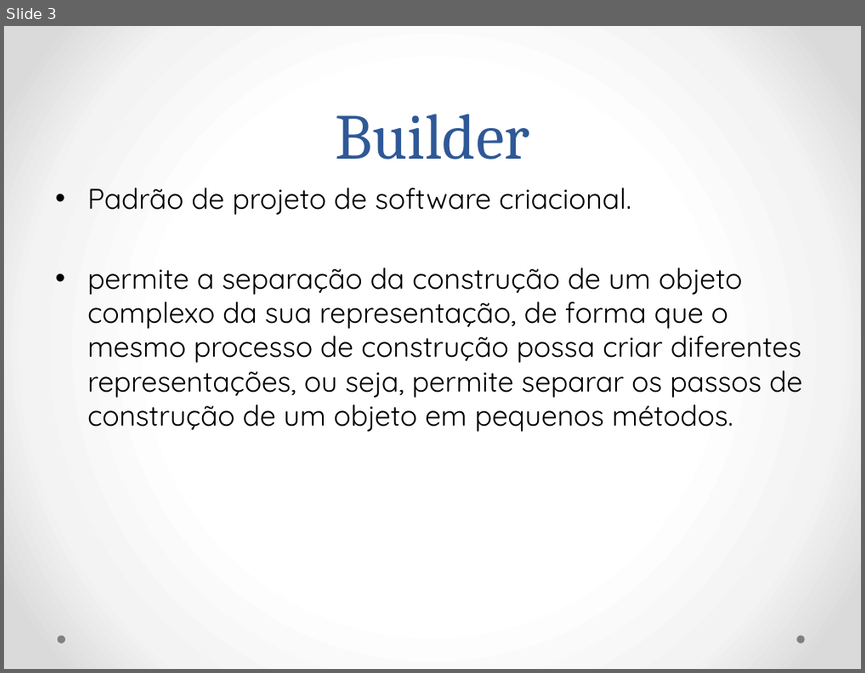
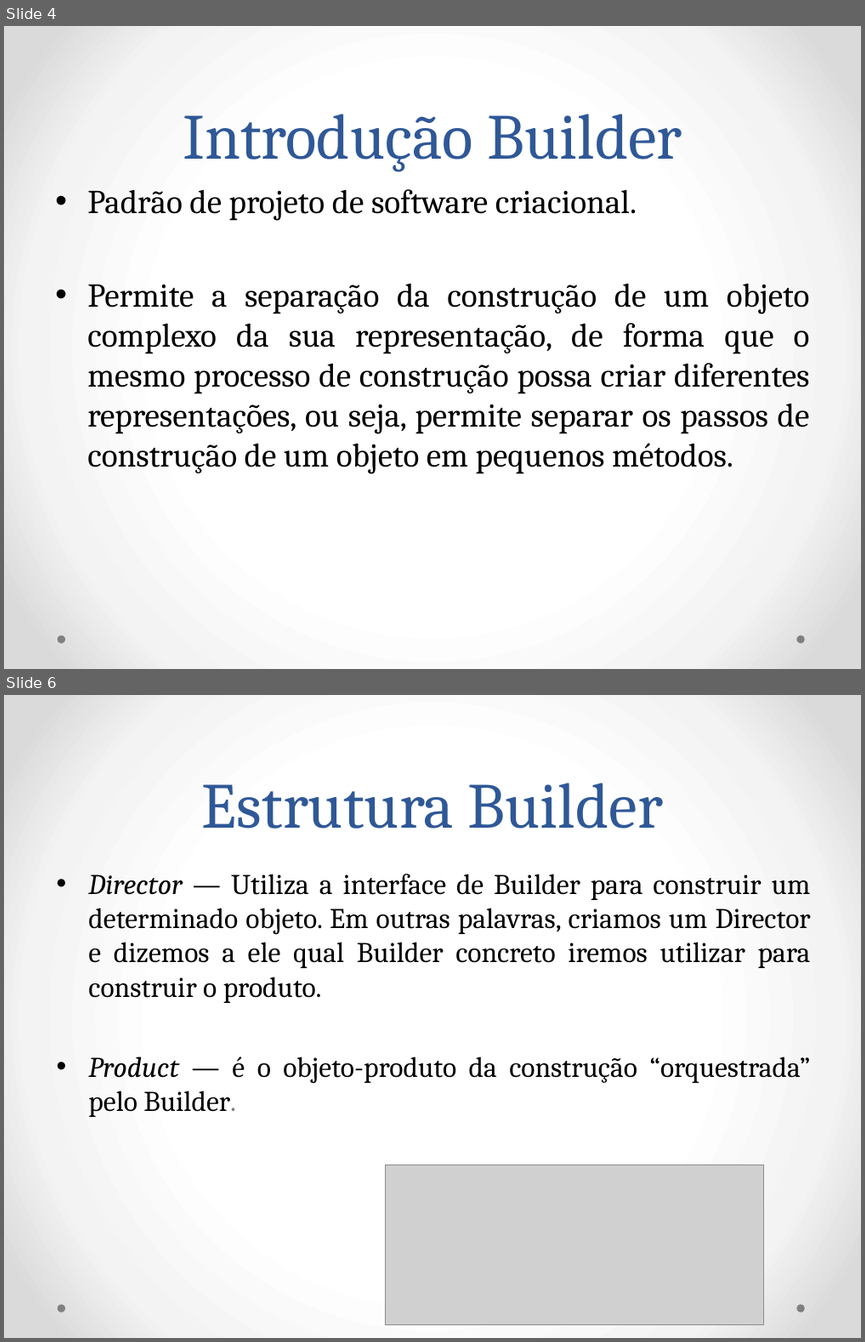
Before and after one commit to BrunoFelix/Restoran, a slide deck: Docs/Apresentação Padrões de Projetos.pptx. Shown one above the other, each under a label of ours: slide 3 before the commit, slides 4 and 6 after it; the slides between them are not shown. The pictures are 865x673 and 865x1342 pixels, drawn with LibreOffice and Linux fonts; fonts in the diff are those of the drawing; grey boxes stand for pictures. Boxes give left, top, right and bottom in pixels: in the first picture for what was removed or moved away, otherwise in the second. Text is boxed around its words. In the diff, an @@ line names an element or a change of style, - is before the commit and + after.

Commit message:
Ajuste na Apresentação de Padrão de Projetos

```diff
--- a/Docs/Apresentação Padrões de Projetos.pptx
+++ b/Docs/Apresentação Padrões de Projetos.pptx
@@ slide 6 added at box(4, 695, 861, 1338), background gradient #FFFFFF to #F4F4F4 to #DADADA; not listed: 2 template elements that a slide beside it also shows @@
@@ title added at box(202, 783, 663, 828), 54 pt, text #2F5897 @@
+Estrutura Builder
@@ text added at box(88, 873, 811, 1117), 24 pt, text #000000 @@
+• Director — Utiliza a interface de Builder para construir um determinado objeto. Em outras palavras, criamos um Director e dizemos a ele qual Builder concreto iremos utilizar para construir o produto.
+• Product — é o objeto-produto da construção “orquestrada” pelo Builder.
@@ picture added at box(386, 1164, 764, 1324) @@
@@ what was slide 3 is now slide 4 @@
@@ slide 4 changed as well @@
@@ title at box(182, 114, 682, 172): text changed @@
-Builder
+Introdução Builder
@@ text at box(87, 189, 636, 221): size 24 to 28 pt, font Quicksand to Cambria in "Padrão de projeto de software criacional."; alignment left to justified @@
@@ text at box(87, 283, 810, 474): text changed; size 24 to 28 pt; font Quicksand to Cambria @@
-• permite a separação da construção de um objeto complexo da sua representação, de forma que o mesmo processo de construção possa criar diferentes representações, ou seja, permite separar os passos de construção de um objeto em pequenos métodos.
+• Permite a separação da construção de um objeto complexo da sua representação, de forma que o mesmo processo de construção possa criar diferentes representações, ou seja, permite separar os passos de construção de um objeto em pequenos métodos.
```
Also in this commit, not shown: 8 other slides changed, 26 other slides added, 7 slides removed, 1 other file.
